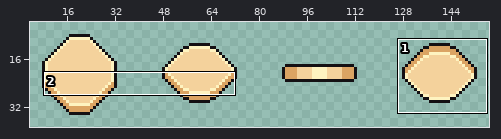
Sprite sheet, stored at assets/coins/obol_charon.png. Above: a wide view before the commit, with the close-up outlined.
Close-up. Before the edit:
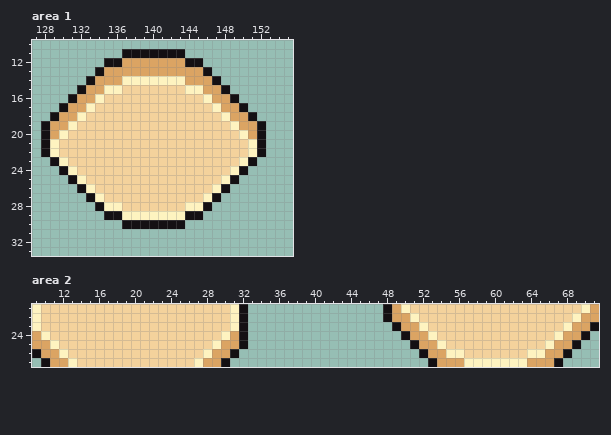
The file is 160x43 pixels. Shown: area 1: x 127..155, y 10..33; area 2: x 9..71, y 21..27. The wide view leaves out empty margins.
New version:
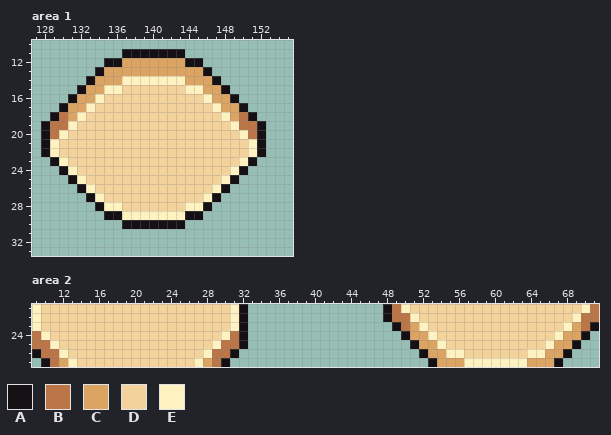
Palette (. is transparent): A #141013  B #bb7547  C #dba463  D #f4d29c  E #fef3c0
The exact change:
Area 1:
The edit turns colour C into colour B in row 18 at x 130 and 150; in row 19 at x 129 to 130 and 150 to 151; in row 20 at x 129 and 151.
Area 2:
The edit turns colour C into colour B in row 21 at x 49 and 71; in row 22 at x 49 to 50 and 70 to 71; in row 23 at x 50 and 70; in row 24 at x 9 and 31; in row 25 at x 9 to 10 and 30 to 31; in row 26 at x 10 to 11 and 29 to 30.
The edit turns colour C into colour B in row 27 at x 11 and 29.
